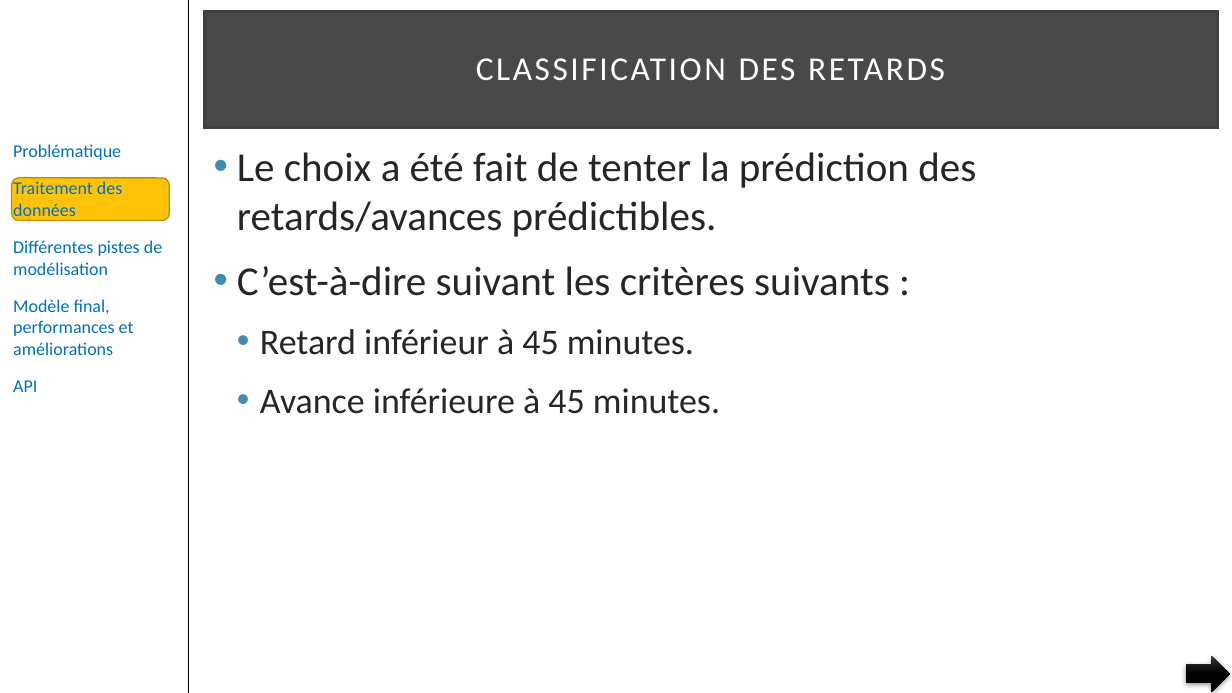
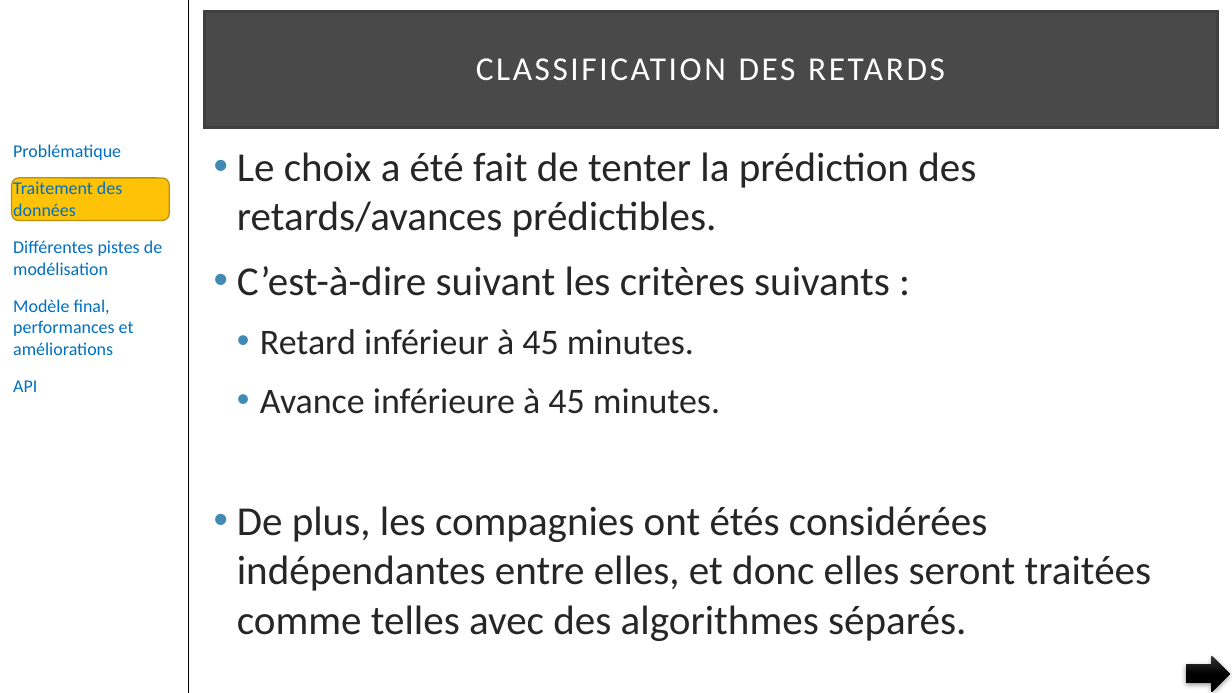
Before and after one commit to pfroide/python, a slide deck: slide 17 of Projet_4/p4.pptx. Drawn at 1232x693 pixels with LibreOffice and Linux fonts; fonts in the diff are those of the drawing. Boxes give left, top, right and bottom in pixels: in the first picture for what was removed or moved away, otherwise in the second. Text is boxed around its words. In the diff, an @@ line names an element or a change of style, - is before the commit and + after.

```diff
--- a/Projet_4/p4.pptx
+++ b/Projet_4/p4.pptx
@@ text at (237, 506, 1152, 641): paragraph added @@
+• De plus, les compagnies ont étés considérées indépendantes entre elles, et donc elles seront traitées comme telles avec des algorithmes séparés.
```
Also in this commit, not shown: 7 other slides changed, 2 slides added.
